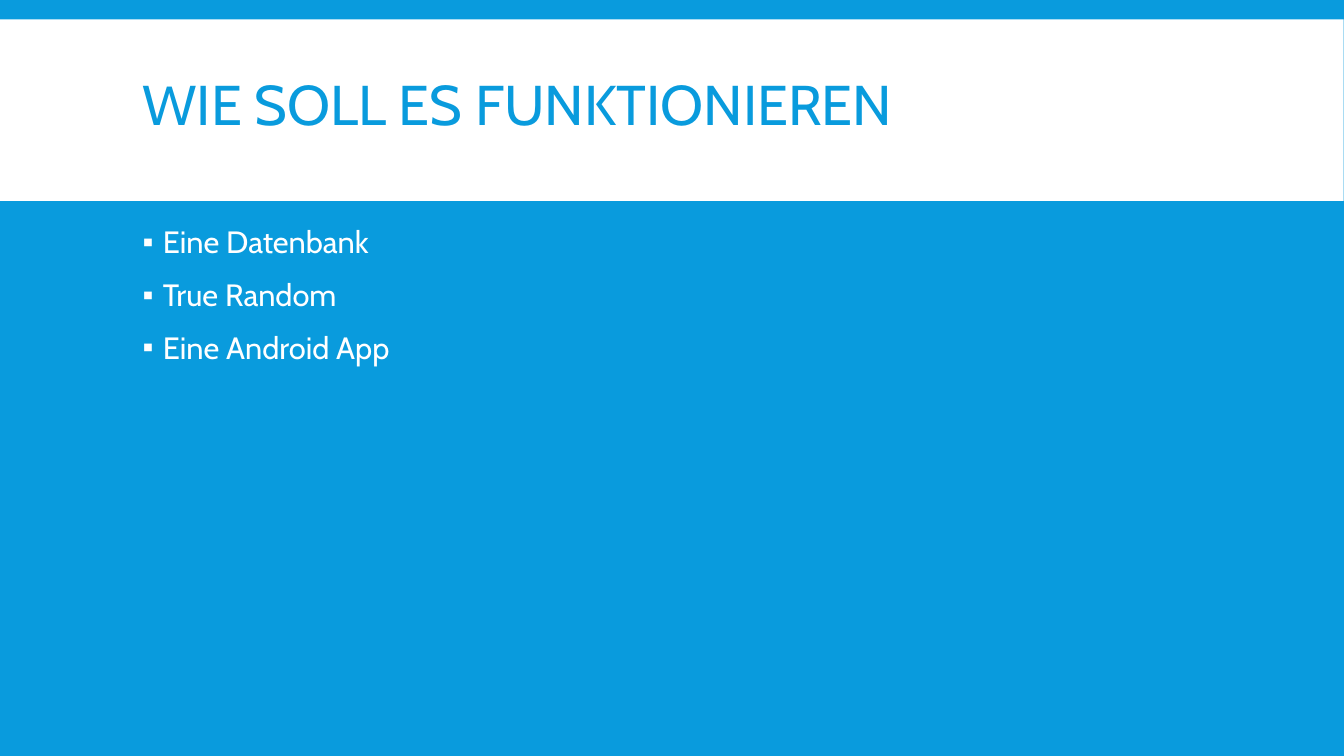
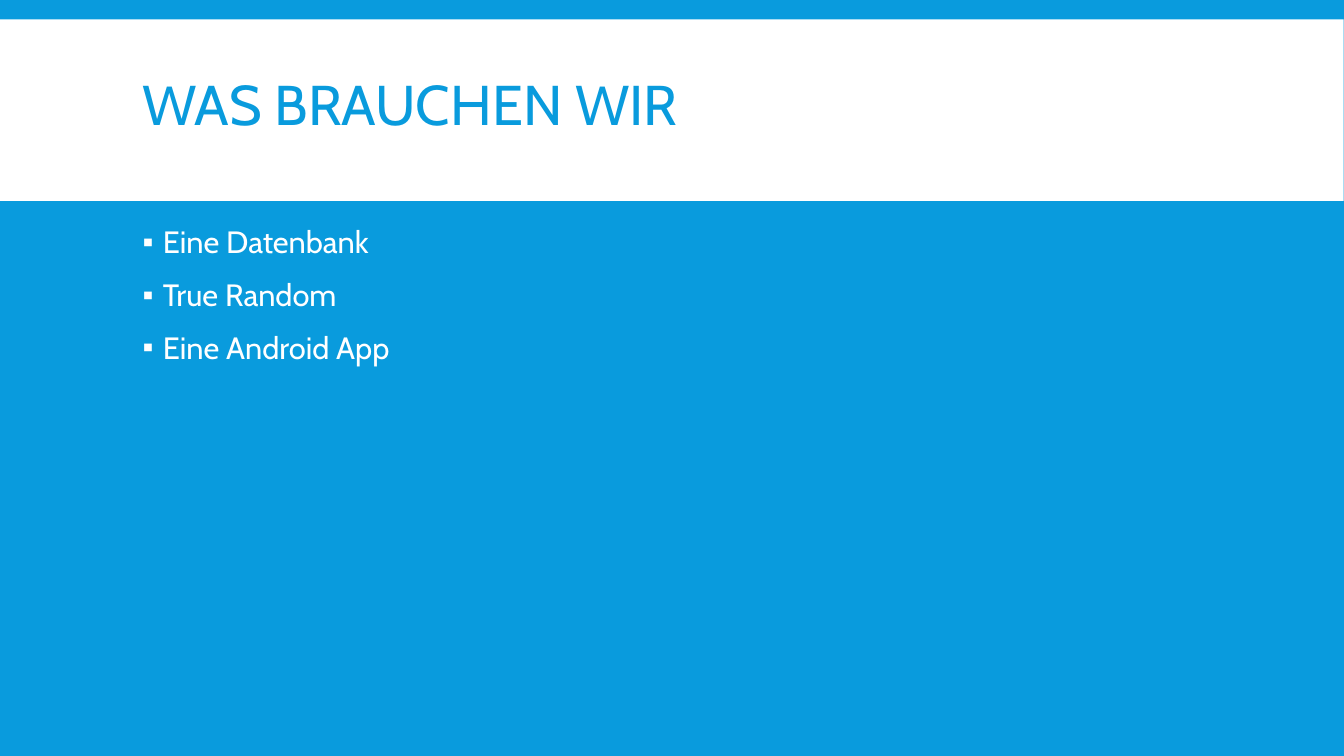
Before and after one commit to sHackstein/Camosino, a slide deck: slide 3 of Camosino.pptx. Drawn at 1344x756 pixels with LibreOffice and Linux fonts; fonts in the diff are those of the drawing. Boxes give left, top, right and bottom in pixels: in the first picture for what was removed or moved away, otherwise in the second. Text is boxed around its words. In the diff, an @@ line names an element or a change of style, - is before the commit and + after.

```diff
--- a/Camosino.pptx
+++ b/Camosino.pptx
@@ title at (143, 85, 677, 126): text changed @@
-WIE SOLL ES FUNKTIONIEREN
+WAS BRAUCHEN WIR
```
Also in this commit, not shown: 1 other slide changed.
